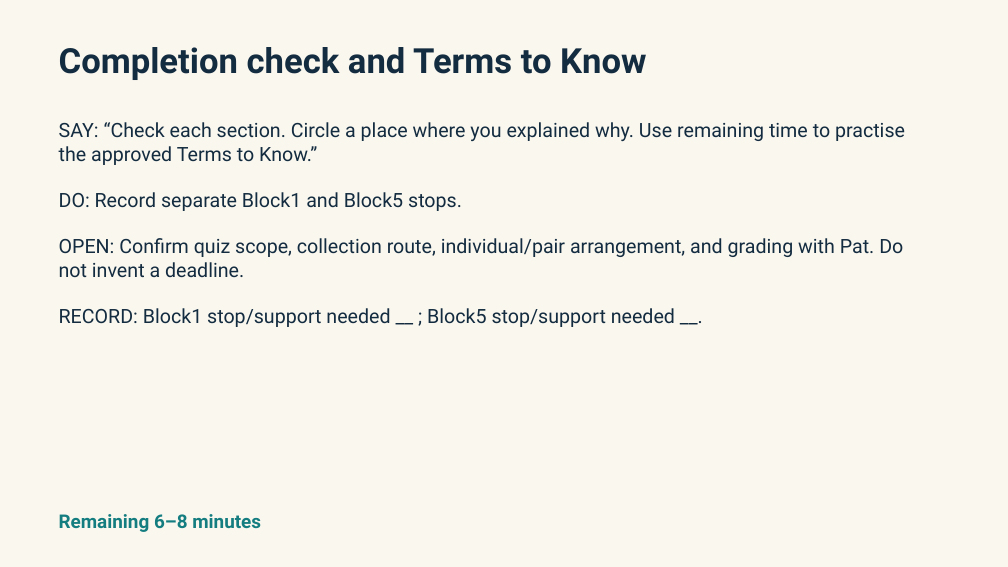
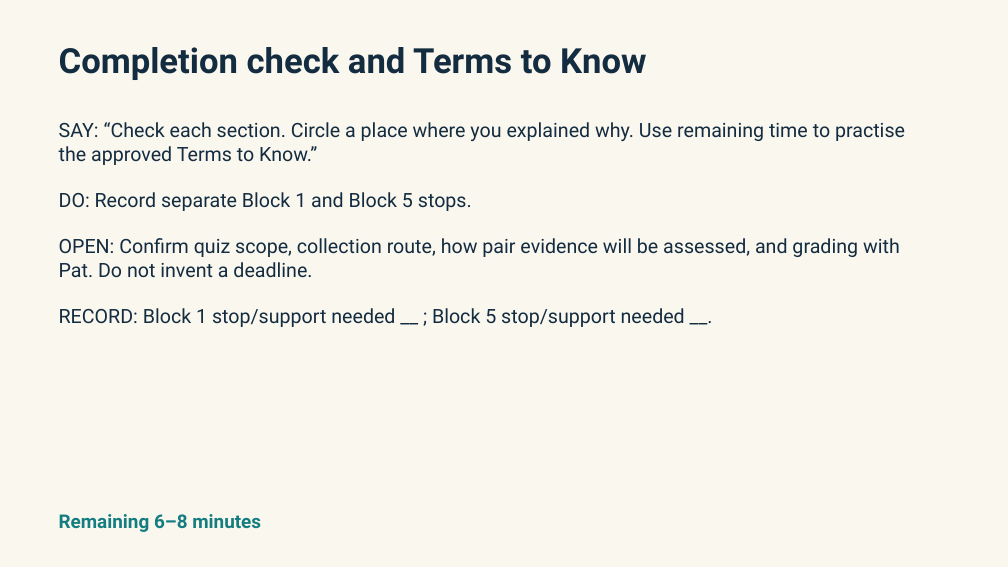
Before and after one commit to pzg8794/teaching-placement, a slide deck: slide 12 of second-placement/planning/chapter-2-marketing-plan/2026-10-14-PEST-Piter-Run-Guide-v1.pptx. Drawn at 1008x567 pixels with LibreOffice and Linux fonts; fonts in the diff are those of the drawing. Boxes give left, top, right and bottom in pixels: in the first picture for what was removed or moved away, otherwise in the second. Text is boxed around its words. In the diff, an @@ line names an element or a change of style, - is before the commit and + after.

Commit message:
Apply owner-confirmed pair activity and role rotation

```diff
--- a/second-placement/planning/chapter-2-marketing-plan/2026-10-14-PEST-Piter-Run-Guide-v1.pptx
+++ b/second-placement/planning/chapter-2-marketing-plan/2026-10-14-PEST-Piter-Run-Guide-v1.pptx
@@ text at bbox=[59, 192, 900, 327]: text changed @@
-DO: Record separate Block1 and Block5 stops.
-OPEN: Confirm quiz scope, collection route, individual/pair arrangement, and grading with Pat. Do not invent a deadline.
-RECORD: Block1 stop/support needed __ ; Block5 stop/support needed __.
+DO: Record separate Block 1 and Block 5 stops.
+OPEN: Confirm quiz scope, collection route, how pair evidence will be assessed, and grading with Pat. Do not invent a deadline.
+RECORD: Block 1 stop/support needed __ ; Block 5 stop/support needed __.
```
Also in this commit, not shown: 8 other slides changed, 6 other files.
